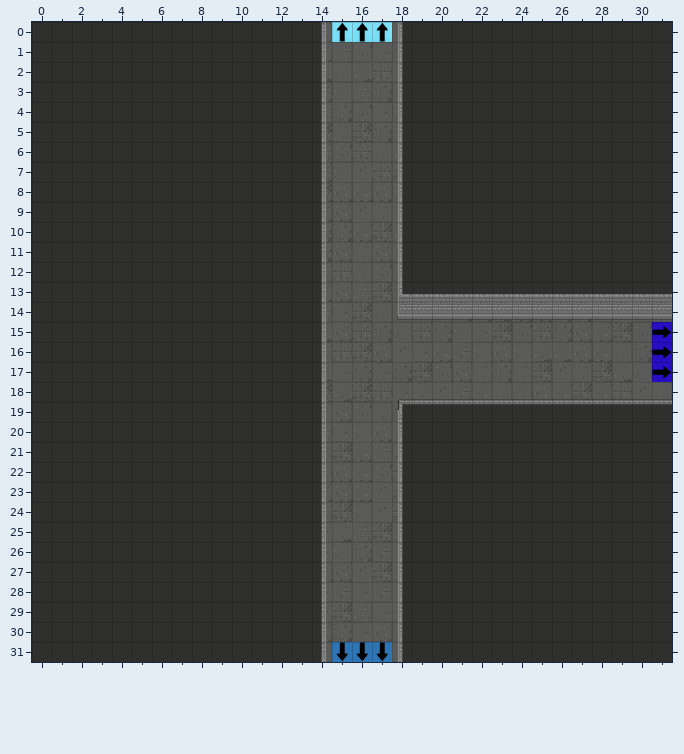
An edit to a level. Tiled map, GrupaTNT/Assets/Resources/RoomData/ROOM_3_NSE_2.tmx. The picture above is the old version.
Cells are 32x32 px. Shown: x 0..31, y 0..31.
Once edited:
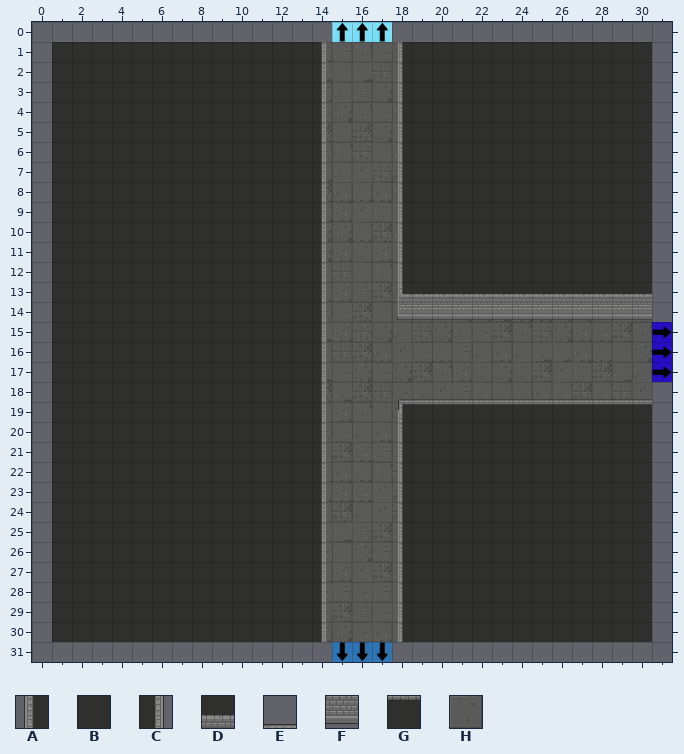
Key: from "Dungeon_Tileset_2": A 16, B 17, C 18, D 33, E 36, F 49, G 52, H 88.
_ is an empty cell.
Tiles replaced or removed in this view: A, B, C, D, E, F, G, H.
Change:
Changed rows in their new state; . is an unchanged cell.
Layer "Floor":
first column x 14:
 0 _..._
first column x 0:
14 _.............................._
15 _...............................
16 _...............................
17 _...............................
18 _.............................._
first column x 14:
31 _..._
Layer "Walls":
first column x 0:
 0 _______________...______________
 1 _.............................._
 2 _.............................._
 3 _.............................._
 4 _.............................._
 5 _.............................._
 6 _.............................._
 7 _.............................._
 8 _.............................._
 9 _.............................._
10 _.............................._
11 _.............................._
12 _.............................._
13 _.............................._
14 _.............................._
15 _...............................
16 _...............................
17 _...............................
18 _.............................._
19 _.............................._
20 _.............................._
21 _.............................._
22 _.............................._
23 _.............................._
24 _.............................._
25 _.............................._
26 _.............................._
27 _.............................._
28 _.............................._
29 _.............................._
30 _.............................._
31 _______________...______________
